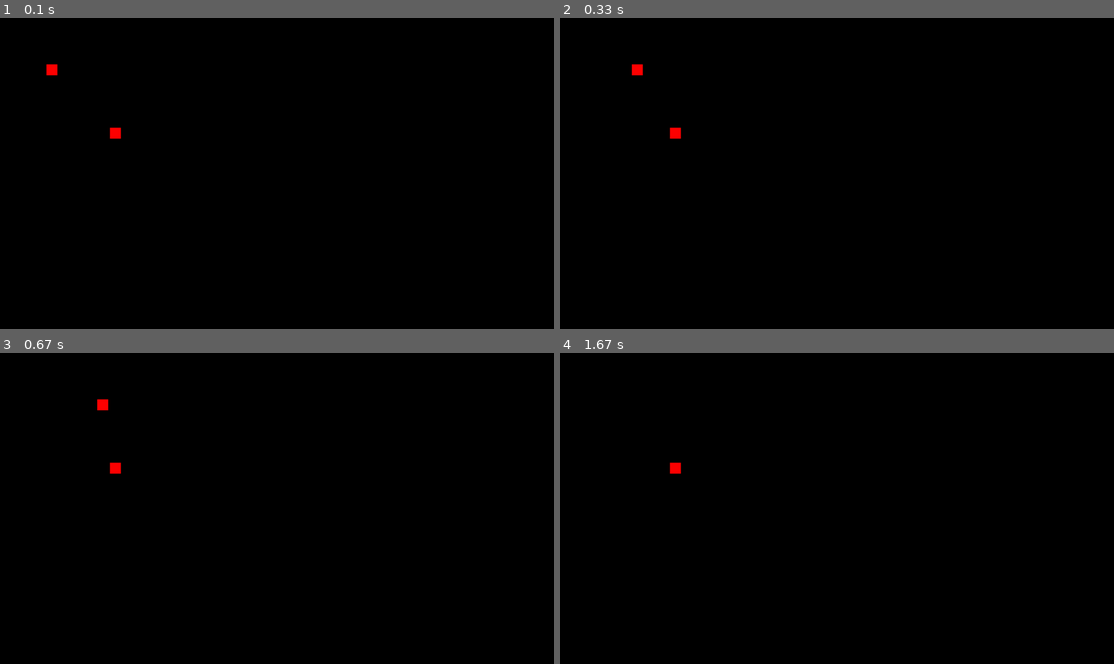
Above: before the commit, frames 1-4 (two rows, left to right).
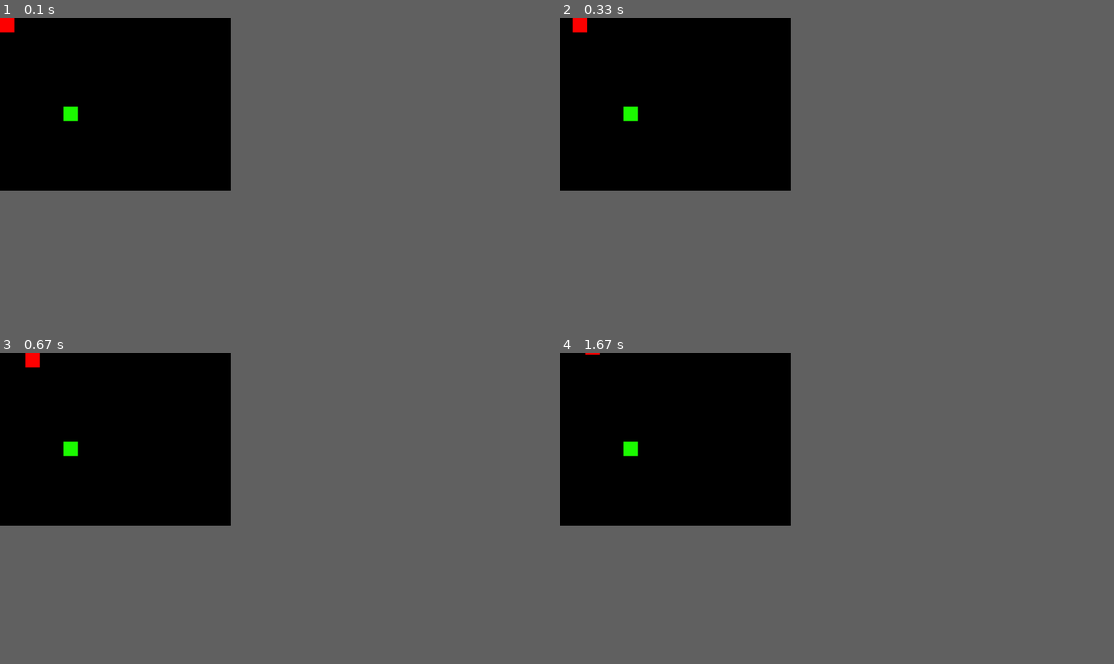
Above: after the commit, the same moments.

Repository: BenKato151/snake_pygame
Game: pygame game, started from snake.py
Same seed, same stepped clock (60 frames per second), same inputs: the game is played once before the commit and once after it.
Inputs:
- Up to frame 1 (0.1 s): no input
- Up to frame 2 (0.33 s): no input
- Up to frame 3 (0.67 s): hold Right from 0.33 s (still down)
- Up to frame 4 (1.67 s): release Right at 0.8 s; hold Up 0.83-1.3 s
In our replay, the window is 900x506 before the commit and 375x281 after it. These sizes can differ from the game's own. Grey fills any space a smaller window leaves; there, only what the larger window draws over its background counts as a difference.

The runs differ from the first frame. In frame 1, 0.4% of the frame differs, in the area x 0-22%, y 0-39%; in frame 2, 0.4%; in frame 3, 0.4%; in frame 4, 0.2%.

Commit message:
Fix this problem later

Diff:
--- a/snake.py
+++ b/snake.py
@@ -2,11 +2,11 @@
 from pygame.locals import *
 import pygame
 import time
+import sys
 
 step = 44
-icon_title = ""
 player_img = "player.png"
-food_img = "player.png"
+food_img = "food.png"
 
 
 class Player:
@@ -20,9 +20,9 @@
 
     def __init__(self, length):
         self.length = length
-        for i in range(0, 100):
-            self.x.append(-100)
-            self.y.append(-50)
+        for i in range(0, 2000):
+            self.x.append(-200)
+            self.y.append(-100)
         self.x[1] = 1 * step
         self.x[2] = 2 * step
 
@@ -33,9 +33,9 @@
         if self.updateCount > self.updateCountMax:
             for i in range(self.length - 1, 0, -1):
                 self.x[i] = self.x[i - 1]
-                self.y[i] = self.y[i-1]
+                self.y[i] = self.y[i - 1]
 
-            # movement
+    # movement
 
             if self.direction == 0:
                 self.x[0] += step
@@ -85,6 +85,7 @@
     def is_collision(self, x_food, y_food, x_player, y_player, bsize):
         if x_food <= x_player <= x_player + bsize:
             if y_food <= y_player <= y_player + bsize:
+                print("collided at: " + str(x_player) + " / " + str(y_player))
                 return True
         return False
 
@@ -98,8 +99,8 @@
 
 class Game:
     # set up the desktop environment
-    window_width = 0
-    window_height = 0
+    window_width = 800
+    window_height = 600
     player = 0
     food = 0
 
@@ -110,23 +111,20 @@
         self._food_img_ = None
         self.collision = Collision()
         self.player = Player(1)
-        self.food = Food(5, 5)
+        self.food = Food(5, randint(3, 10))
 
     def on_init(self):
         pygame.init()
         pygame.font.init()
+        print("started")
         self._display_ = pygame.display.set_mode((self.window_width, self.window_height), pygame.HWSURFACE)
 
-        pygame.display.set_caption("Snake by Benjamin", icon_title)
+        pygame.display.set_caption("Snake by Benjamin")
         self._running = True
 
         # loads assets
         self._player_img_ = pygame.image.load(player_img).convert()
         self._food_img_ = pygame.image.load(food_img).convert()
-
-    def on_event(self, event):
-        if event.type == QUIT:
-            self._running = False
 
     def on_loop(self):
         self.player.update()
@@ -138,9 +136,11 @@
                 self.player.length += 1
 
         for k in range(2, self.player.length):
-            if self.collision.is_collision(self.player.x[0], self.player.y[0], self.player.x[k], self.player.y[k], step):
-                DisplayText("Gestorben mit einer Laenge von: " + self.player.length, self._display_)
-                exit(0)
+            if self.collision.is_collision(self.player.x[0], self.player.y[0], self.player.x[k], self.player.y[k], 40):
+                # Here I want to add a text box with DisplayText("Lost at: Player Length", screen)
+                print("Lost at: " + str(self.player.length))
+                time.sleep(2)
+                self.on_cleanup()
         pass
 
     def on_render(self):
@@ -151,7 +151,9 @@
 
     # noinspection PyMethodMayBeStatic
     def on_cleanup(self):
+        print("exited")
         pygame.quit()
+        sys.exit()
 
     def on_exec(self):
         if self.on_init() is False:
@@ -160,6 +162,7 @@
         while self._running:
             pygame.event.pump()
             keys = pygame.key.get_pressed()
+            event = pygame.event.wait()
 
             if keys[K_RIGHT]:
                 self.player.move_right()
@@ -170,6 +173,8 @@
             if keys[K_DOWN]:
                 self.player.move_down()
             if keys[K_ESCAPE]:
+                self._running = False
+            if event.type == pygame.QUIT:
                 self._running = False
 
             self.on_loop()
@@ -182,4 +187,3 @@
 if __name__ == "__main__":
     game = Game()
     game.on_exec()
-    print("started")
Not shown, changed: README.md
Binary file added: food.png
Binary file changed: player.png
